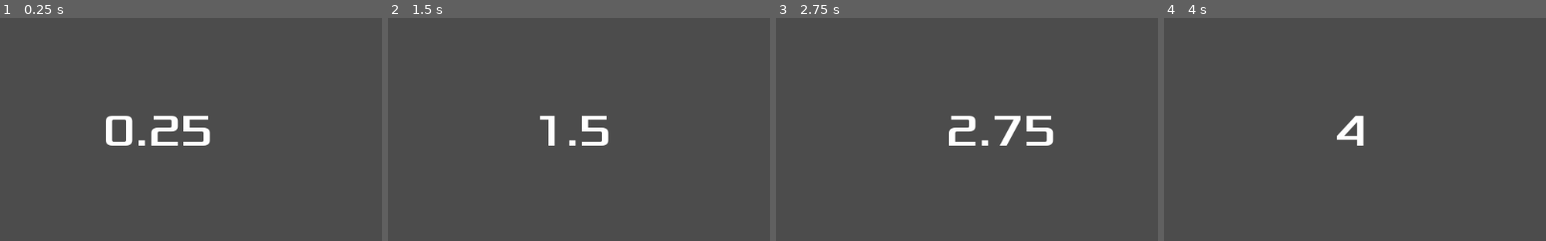
Above: before the commit, frames 1-4 (left to right).
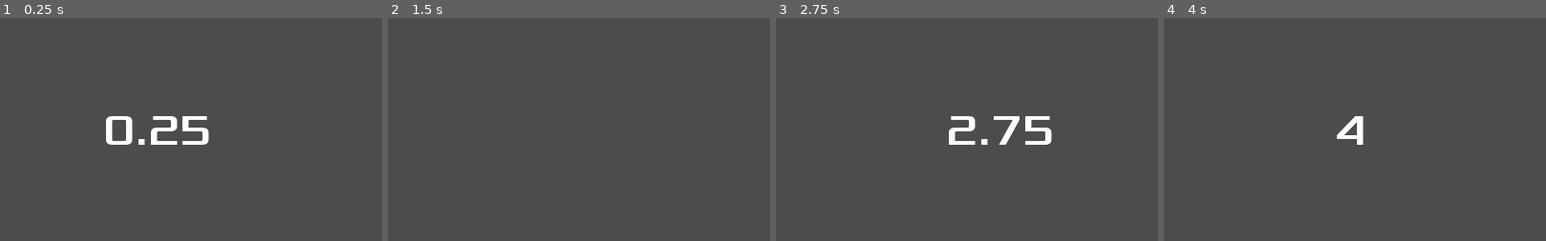
Above: after the commit, the same moments.

Repository: mflash/meujogo20212
Game: Godot game, scene res://TesteUI.tscn
The game is run twice, just before and just after one commit, with the same random seed, the same clock (stepped at 60 frames per second) and the same inputs. This scene is started directly instead of the project's main scene.
Inputs (mouse positions are % of the whole screen's width and height, from its top left):
- Up to frame 1 (0.25 s): no input
- Up to frame 2 (1.5 s): tap Enter at 0.5 s; move the mouse to (45, 70) at 0.52 s; press the mouse at (45, 70) at 0.53 s; hold Right (right) from 0.53 s (still down); tap Space (jump) at 0.77, 0.8, 1.07, 1.35 s; move the mouse to (80, 65) at 1.27 s; release the mouse at (80, 65) at 1.28 s
- Up to frame 3 (2.75 s): tap Space (jump) at 1.52, 1.82, 2.3 s; click (80, 65) at 1.55 s; move the mouse to (20, 35) at 2.02 s; release Right (right) at 2.03 s; press the mouse at (20, 35) at 2.03 s; hold Left (left) from 2.03 s (still down)
- Up to frame 4 (4 s): keep holding Left (left); move the mouse to (55, 50) at 2.77 s; release the mouse at (55, 50) at 2.78 s; click (55, 50) at 2.85 s; tap Space (jump) at 3.02, 3.32, 3.6, 3.77 s; move the mouse to (35, 25) at 3.52 s
The pictures show only the part of the screen within x 35-85%, y 19-69%; the shares and areas given below are measured in that part.

The runs differ from the first frame. In frame 1, 0.5% of the frame differs, in the area x 27-55%, y 43-58%; in frame 2, 0.8%, in the area x 39-58%, y 43-58%; in frame 3, 0.6%; in frame 4, 0.2%.

Commit message:
Comunicação entre nodos, câmera

Diff:
--- a/Main.gd
+++ b/Main.gd
@@ -29,5 +29,5 @@
 
 # Callback do signal timeout (Timer)
 func _on_Timer_timeout() -> void:
-	pass
-#	$Score.visible = !$Score.visible
+	#pass
+	$Score.visible = !$Score.visible
--- a/Main.tscn
+++ b/Main.tscn
@@ -1,16 +1,32 @@
-[gd_scene load_steps=4 format=2]
+[gd_scene load_steps=9 format=2]
 
 [ext_resource path="res://Player.tscn" type="PackedScene" id=1]
 [ext_resource path="res://Plataforms.tres" type="TileSet" id=2]
+[ext_resource path="res://Game.gd" type="Script" id=3]
+[ext_resource path="res://Xolonium-Regular.ttf" type="DynamicFontData" id=4]
+[ext_resource path="res://Label.gd" type="Script" id=5]
+[ext_resource path="res://Weapons/Bullet.tscn" type="PackedScene" id=6]
 
 [sub_resource type="RectangleShape2D" id=1]
 extents = Vector2( 10, 100.776 )
 
-[node name="Main" type="Node2D"]
+[sub_resource type="DynamicFont" id=2]
+size = 30
+font_data = ExtResource( 4 )
+
+[node name="Game" type="Node2D"]
+script = ExtResource( 3 )
 
 [node name="Player" parent="." instance=ExtResource( 1 )]
 position = Vector2( 853.785, 319.38 )
 gravity = 2500
+bullet = ExtResource( 6 )
+
+[node name="Camera2D" type="Camera2D" parent="Player"]
+current = true
+drag_margin_h_enabled = true
+drag_margin_v_enabled = true
+smoothing_enabled = true
 
 [node name="StaticBody2D" type="StaticBody2D" parent="."]
 position = Vector2( 210.175, 285.212 )
@@ -23,3 +39,19 @@
 cell_size = Vector2( 32, 32 )
 format = 1
 tile_data = PoolIntArray( 393225, 2, 0, 393240, 3, 0, 720914, 4, 0, 983045, 1, 0, 1048597, 0, 0 )
+
+[node name="CanvasLayer" type="CanvasLayer" parent="."]
+
+[node name="Label" type="Label" parent="CanvasLayer" groups=[
+"HUD",
+]]
+margin_left = 11.4472
+margin_top = 12.4906
+margin_right = 128.447
+margin_bottom = 55.4906
+custom_fonts/font = SubResource( 2 )
+text = "Time: 0"
+script = ExtResource( 5 )
+__meta__ = {
+"_edit_use_anchors_": false
+}
--- a/Player.gd
+++ b/Player.gd
@@ -4,6 +4,9 @@
 export var jump_speed := -1000
 export var gravity := 3500
 onready var sprite := $AnimatedSprite
+
+#onready var bullet := preload("res://Weapons/Bullet.tscn")
+export (PackedScene) var bullet : PackedScene
 
 var velocity := Vector2()
 
@@ -30,12 +33,23 @@
 	velocity.x *= run_speed
 	if is_on_floor() and Input.is_action_just_pressed("jump"):
 		velocity.y = jump_speed
+		get_tree().call_group("HUD", "updateTime")
+		var b := bullet.instance()
+		b.position = global_position
+		owner.add_child(b)
+
 	if velocity.x > 0:
 		sprite.play("right")
 	elif velocity.x < 0:
 		sprite.play("left")
 	else:
 		sprite.stop()
+
+#	if Input.is_action_just_pressed("click"):
+#		var b := bullet.instance()
+#		b.position = position
+
+
 func _physics_process(delta):
 	velocity.y += gravity * delta
 	get_input_side()
--- a/project.godot
+++ b/project.godot
@@ -13,6 +13,11 @@
 config/name="MeuJogo"
 run/main_scene="res://Main.tscn"
 config/icon="res://icon.png"
+
+[display]
+
+window/stretch/mode="2d"
+window/stretch/aspect="keep"
 
 [gdnative]
 
